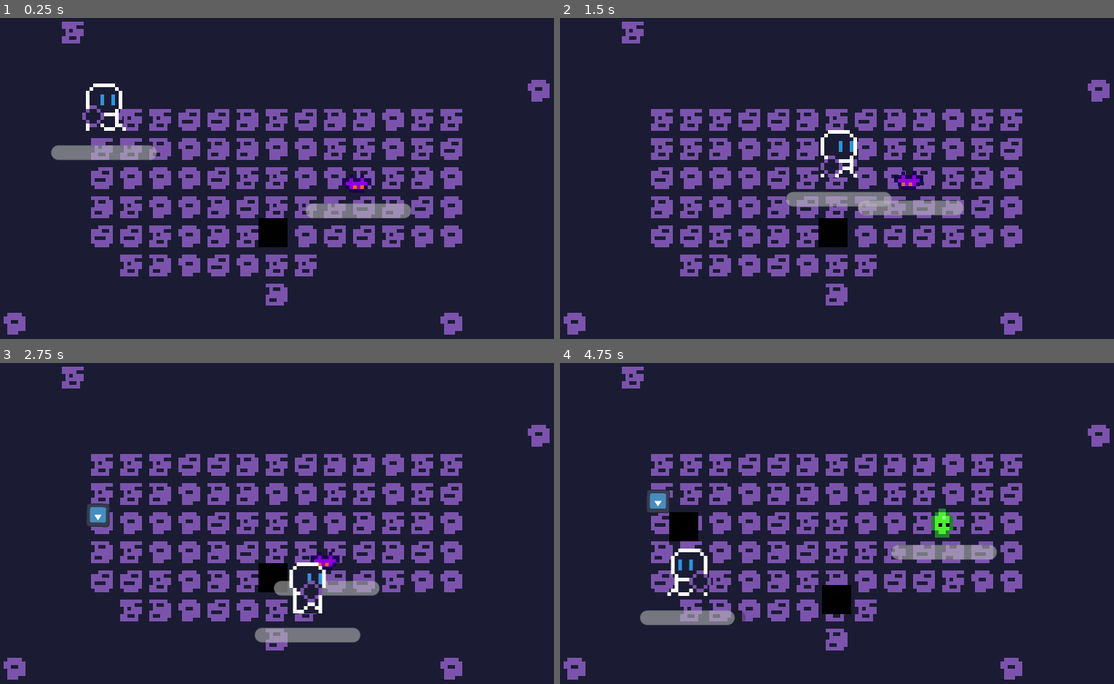
Above: before the commit, frames 1-4 (two rows, left to right).
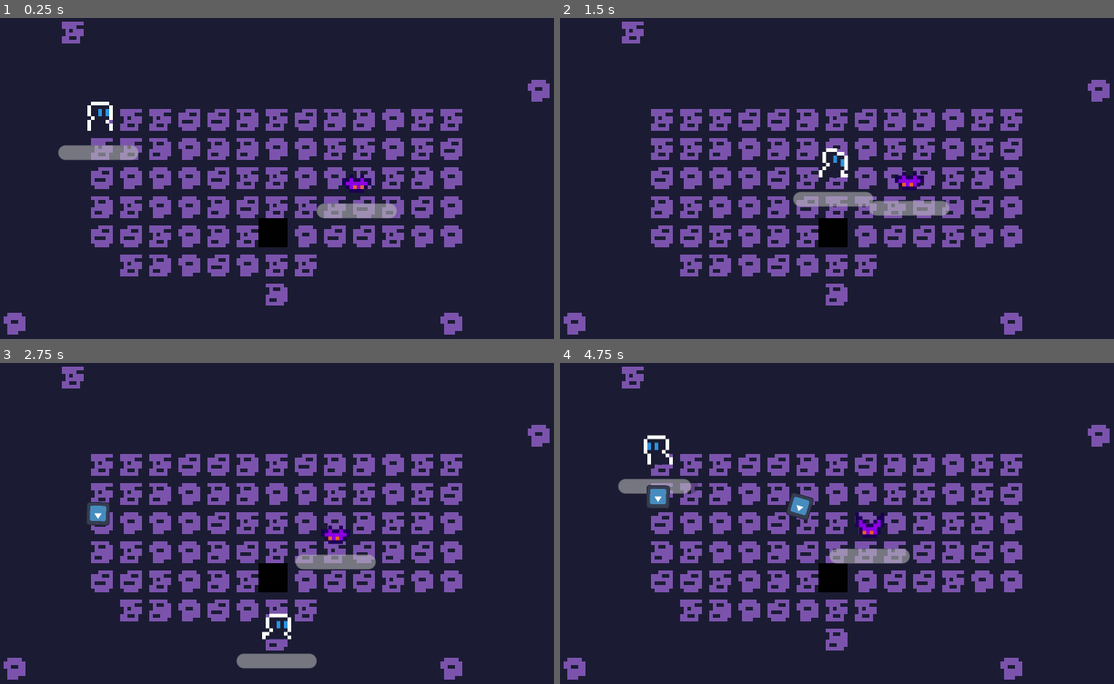
Above: after the commit, the same moments.

Repository: Renan-G-projec/DungeonWarrior
Game: Godot game, scene res://scenes/main.tscn
Two runs of this game, one before a commit and one after it. Both use one fixed random seed, a clock stepped at 60 frames per second and the inputs below. The engine's default icon, where the game draws it, is replaced by a stand-in: a white triangle on a blue panel in a dark square.
Inputs (mouse positions are in pixels of both pictures, inside the frame that each line leads up to):
- Up to frame 1 (0.25 s): no input
- Up to frame 2 (1.5 s): tap Enter at 0.5 s; move the mouse to (981, 165) at 0.52 s; hold D (walk_right) 0.53-1.28 s; tap E (Interact) at 0.6 s; click (981, 165) at 0.67 s; move the mouse to (737, 197) at 1.27 s; hold S (walk_down) from 1.28 s (still down); click (737, 197) at 1.35 s
- Up to frame 3 (2.75 s): move the mouse to (349, 456) at 2.02 s; release S (walk_down) at 2.03 s; hold D (walk_right) from 2.03 s (still down); tap Shift (dash) at 2.1 s
- Up to frame 4 (4.75 s): move the mouse to (820, 590) at 2.77 s; release D (walk_right) at 2.78 s; hold W (walk_up) 2.78-3.53 s; tap Alt at 2.85 s; click (820, 590) at 2.92 s; move the mouse to (1025, 574) at 3.52 s; hold A (walk_left) from 3.53 s (still down); tap E (Interact) at 3.6 s; move the mouse to (676, 478) at 4.27 s; click (676, 478) at 4.35 s

The runs differ from the first frame. In frame 1, 0.9% of the frame differs, in the area x 9-75%, y 20-63%; in frame 2, 1.1%; in frame 3, 3.8%; in frame 4, 5.7%, in the area x 10-79%, y 22-82%.

Commit message:
feat: Player sprite v3. AMDG

Diff:
--- a/features/components/lifebar.tscn
+++ b/features/components/lifebar.tscn
@@ -12,8 +12,8 @@
 anchors_preset = 5
 anchor_left = 0.5
 anchor_right = 0.5
-offset_left = -14.5
-offset_right = 14.5
+offset_left = -11.0
+offset_right = 11.0
 offset_bottom = 4.0
 grow_horizontal = 2
 show_percentage = false
--- a/features/player/player.tscn
+++ b/features/player/player.tscn
@@ -10,89 +10,98 @@
 [ext_resource type="Script" uid="uid://c11kjlpyai1ha" path="res://features/components/pull.gd" id="8_kt1oa"]
 [ext_resource type="Script" uid="uid://danny3cwknvce" path="res://features/components/stun_component.gd" id="9_k34i2"]
 
-[sub_resource type="AtlasTexture" id="AtlasTexture_k34i2"]
-atlas = ExtResource("2_kt1oa")
-region = Rect2(0, 168, 13, 14)
-
 [sub_resource type="AtlasTexture" id="AtlasTexture_47rrt"]
-atlas = ExtResource("2_kt1oa")
-region = Rect2(0, 182, 13, 14)
+atlas = ExtResource("2_k34i2")
+region = Rect2(0, 96, 14, 8)
 
 [sub_resource type="AtlasTexture" id="AtlasTexture_uqugw"]
-atlas = ExtResource("2_kt1oa")
-region = Rect2(0, 196, 13, 14)
+atlas = ExtResource("2_k34i2")
+region = Rect2(0, 104, 14, 8)
 
 [sub_resource type="AtlasTexture" id="AtlasTexture_5rlqq"]
-atlas = ExtResource("2_kt1oa")
-region = Rect2(0, 210, 13, 14)
+atlas = ExtResource("2_k34i2")
+region = Rect2(0, 112, 14, 8)
 
 [sub_resource type="AtlasTexture" id="AtlasTexture_yptax"]
-atlas = ExtResource("2_kt1oa")
-region = Rect2(0, 224, 13, 14)
+atlas = ExtResource("2_k34i2")
+region = Rect2(0, 120, 14, 8)
 
 [sub_resource type="AtlasTexture" id="AtlasTexture_72p1y"]
-atlas = ExtResource("2_kt1oa")
-region = Rect2(0, 238, 13, 14)
+atlas = ExtResource("2_k34i2")
+region = Rect2(0, 128, 14, 8)
 
 [sub_resource type="AtlasTexture" id="AtlasTexture_4kvd7"]
-atlas = ExtResource("2_kt1oa")
-region = Rect2(0, 252, 13, 14)
+atlas = ExtResource("2_k34i2")
+region = Rect2(0, 136, 14, 8)
 
 [sub_resource type="AtlasTexture" id="AtlasTexture_m333p"]
-atlas = ExtResource("2_kt1oa")
-region = Rect2(0, 0, 13, 14)
+atlas = ExtResource("2_k34i2")
+region = Rect2(0, 144, 14, 8)
 
 [sub_resource type="AtlasTexture" id="AtlasTexture_1ncrl"]
-atlas = ExtResource("2_kt1oa")
-region = Rect2(0, 14, 13, 14)
+atlas = ExtResource("2_k34i2")
+region = Rect2(0, 152, 14, 8)
 
 [sub_resource type="AtlasTexture" id="AtlasTexture_8m8b1"]
-atlas = ExtResource("2_kt1oa")
-region = Rect2(0, 28, 13, 14)
+atlas = ExtResource("2_k34i2")
+region = Rect2(0, 160, 14, 8)
 
 [sub_resource type="AtlasTexture" id="AtlasTexture_mhvub"]
-atlas = ExtResource("2_kt1oa")
-region = Rect2(0, 42, 13, 14)
+atlas = ExtResource("2_k34i2")
+region = Rect2(0, 168, 14, 8)
 
 [sub_resource type="AtlasTexture" id="AtlasTexture_x3ag6"]
-atlas = ExtResource("2_kt1oa")
-region = Rect2(0, 56, 13, 14)
+atlas = ExtResource("2_k34i2")
+region = Rect2(0, 0, 14, 8)
 
 [sub_resource type="AtlasTexture" id="AtlasTexture_jec2r"]
-atlas = ExtResource("2_kt1oa")
-region = Rect2(0, 70, 13, 14)
+atlas = ExtResource("2_k34i2")
+region = Rect2(0, 8, 14, 8)
 
 [sub_resource type="AtlasTexture" id="AtlasTexture_lrnek"]
-atlas = ExtResource("2_kt1oa")
-region = Rect2(0, 84, 13, 14)
+atlas = ExtResource("2_k34i2")
+region = Rect2(0, 16, 14, 8)
 
 [sub_resource type="AtlasTexture" id="AtlasTexture_d5tpd"]
-atlas = ExtResource("2_kt1oa")
-region = Rect2(0, 98, 13, 14)
+atlas = ExtResource("2_k34i2")
+region = Rect2(0, 24, 14, 8)
 
 [sub_resource type="AtlasTexture" id="AtlasTexture_ocbvg"]
-atlas = ExtResource("2_kt1oa")
-region = Rect2(0, 112, 13, 14)
+atlas = ExtResource("2_k34i2")
+region = Rect2(0, 32, 14, 8)
 
 [sub_resource type="AtlasTexture" id="AtlasTexture_lna2h"]
-atlas = ExtResource("2_kt1oa")
-region = Rect2(0, 126, 13, 14)
+atlas = ExtResource("2_k34i2")
+region = Rect2(0, 40, 14, 8)
 
 [sub_resource type="AtlasTexture" id="AtlasTexture_ftx3j"]
-atlas = ExtResource("2_kt1oa")
-region = Rect2(0, 140, 13, 14)
+atlas = ExtResource("2_k34i2")
+region = Rect2(0, 48, 14, 8)
 
 [sub_resource type="AtlasTexture" id="AtlasTexture_bc4qc"]
-atlas = ExtResource("2_kt1oa")
-region = Rect2(0, 154, 13, 14)
+atlas = ExtResource("2_k34i2")
+region = Rect2(0, 56, 14, 8)
+
+[sub_resource type="AtlasTexture" id="AtlasTexture_57lbp"]
+atlas = ExtResource("2_k34i2")
+region = Rect2(0, 64, 14, 8)
+
+[sub_resource type="AtlasTexture" id="AtlasTexture_x7s2k"]
+atlas = ExtResource("2_k34i2")
+region = Rect2(0, 72, 14, 8)
+
+[sub_resource type="AtlasTexture" id="AtlasTexture_ijq5o"]
+atlas = ExtResource("2_k34i2")
+region = Rect2(0, 80, 14, 8)
+
+[sub_resource type="AtlasTexture" id="AtlasTexture_jlaeq"]
+atlas = ExtResource("2_k34i2")
+region = Rect2(0, 88, 14, 8)
 
 [sub_resource type="SpriteFrames" id="SpriteFrames_d1p6d"]
 animations = [{
 "frames": [{
 "duration": 1.0,
-"texture": SubResource("AtlasTexture_k34i2")
-}, {
-"duration": 1.0,
 "texture": SubResource("AtlasTexture_47rrt")
 }, {
 "duration": 1.0,
@@ -109,6 +118,18 @@
 }, {
 "duration": 1.0,
 "texture": SubResource("AtlasTexture_4kvd7")
+}, {
+"duration": 1.0,
+"texture": SubResource("AtlasTexture_m333p")
+}, {
+"duration": 1.0,
+"texture": SubResource("AtlasTexture_1ncrl")
+}, {
+"duration": 1.0,
+"texture": SubResource("AtlasTexture_8m8b1")
+}, {
+"duration": 1.0,
+"texture": SubResource("AtlasTexture_mhvub")
 }],
 "loop": 0,
 "name": &"death",
@@ -116,22 +137,22 @@
 }, {
 "frames": [{
 "duration": 1.0,
-"texture": SubResource("AtlasTexture_m333p")
-}, {
-"duration": 1.0,
-"texture": SubResource("AtlasTexture_1ncrl")
-}, {
-"duration": 1.0,
-"texture": SubResource("AtlasTexture_8m8b1")
-}, {
-"duration": 1.0,
-"texture": SubResource("AtlasTexture_mhvub")
-}, {
-"duration": 1.0,
 "texture": SubResource("AtlasTexture_x3ag6")
 }, {
 "duration": 1.0,
 "texture": SubResource("AtlasTexture_jec2r")
+}, {
+"duration": 1.0,
+"texture": SubResource("AtlasTexture_lrnek")
+}, {
+"duration": 1.0,
+"texture": SubResource("AtlasTexture_d5tpd")
+}, {
+"duration": 1.0,
+"texture": SubResource("AtlasTexture_ocbvg")
+}, {
+"duration": 1.0,
+"texture": SubResource("AtlasTexture_lna2h")
 }],
 "loop": 1,
 "name": &"default",
@@ -139,22 +160,22 @@
 }, {
 "frames": [{
 "duration": 1.0,
-"texture": SubResource("AtlasTexture_lrnek")
-}, {
-"duration": 1.0,
-"texture": SubResource("AtlasTexture_d5tpd")
-}, {
-"duration": 1.0,
-"texture": SubResource("AtlasTexture_ocbvg")
-}, {
-"duration": 1.0,
-"texture": SubResource("AtlasTexture_lna2h")
-}, {
-"duration": 1.0,
 "texture": SubResource("AtlasTexture_ftx3j")
 }, {
 "duration": 1.0,
 "texture": SubResource("AtlasTexture_bc4qc")
+}, {
+"duration": 1.0,
+"texture": SubResource("AtlasTexture_57lbp")
+}, {
+"duration": 1.0,
+"texture": SubResource("AtlasTexture_x7s2k")
+}, {
+"duration": 1.0,
+"texture": SubResource("AtlasTexture_ijq5o")
+}, {
+"duration": 1.0,
+"texture": SubResource("AtlasTexture_jlaeq")
 }],
 "loop": 1,
 "name": &"run",
@@ -162,7 +183,7 @@
 }]
 
 [sub_resource type="RectangleShape2D" id="RectangleShape2D_d1p6d"]
-size = Vector2(8, 2)
+size = Vector2(7, 2)
 
 [node name="Player" type="CharacterBody2D" unique_id=2017001837 groups=["player"]]
 y_sort_enabled = true
@@ -170,13 +191,13 @@
 script = ExtResource("1_fcb3x")
 
 [node name="Sprite2D" type="AnimatedSprite2D" parent="." unique_id=535856669]
-position = Vector2(0, -7)
+position = Vector2(0, -4)
 sprite_frames = SubResource("SpriteFrames_d1p6d")
 animation = &"death"
 autoplay = "default"
 
 [node name="CollisionShape2D" type="CollisionShape2D" parent="." unique_id=82784212]
-position = Vector2(0, -1)
+position = Vector2(0.5, -1)
 shape = SubResource("RectangleShape2D_d1p6d")
 
 [node name="HealthComponent" type="Node" parent="." unique_id=937912766]
Binary file changed: features/player/player.png
Not shown, changed: features/player/player.png.import
Not shown: 1 places in features/player/player.tscn that only renumber resources
